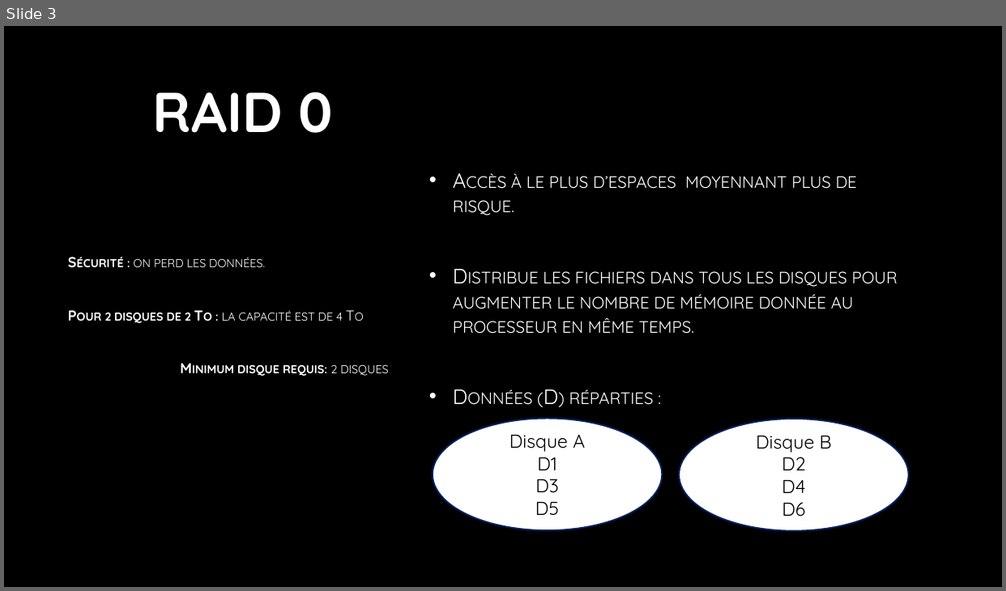
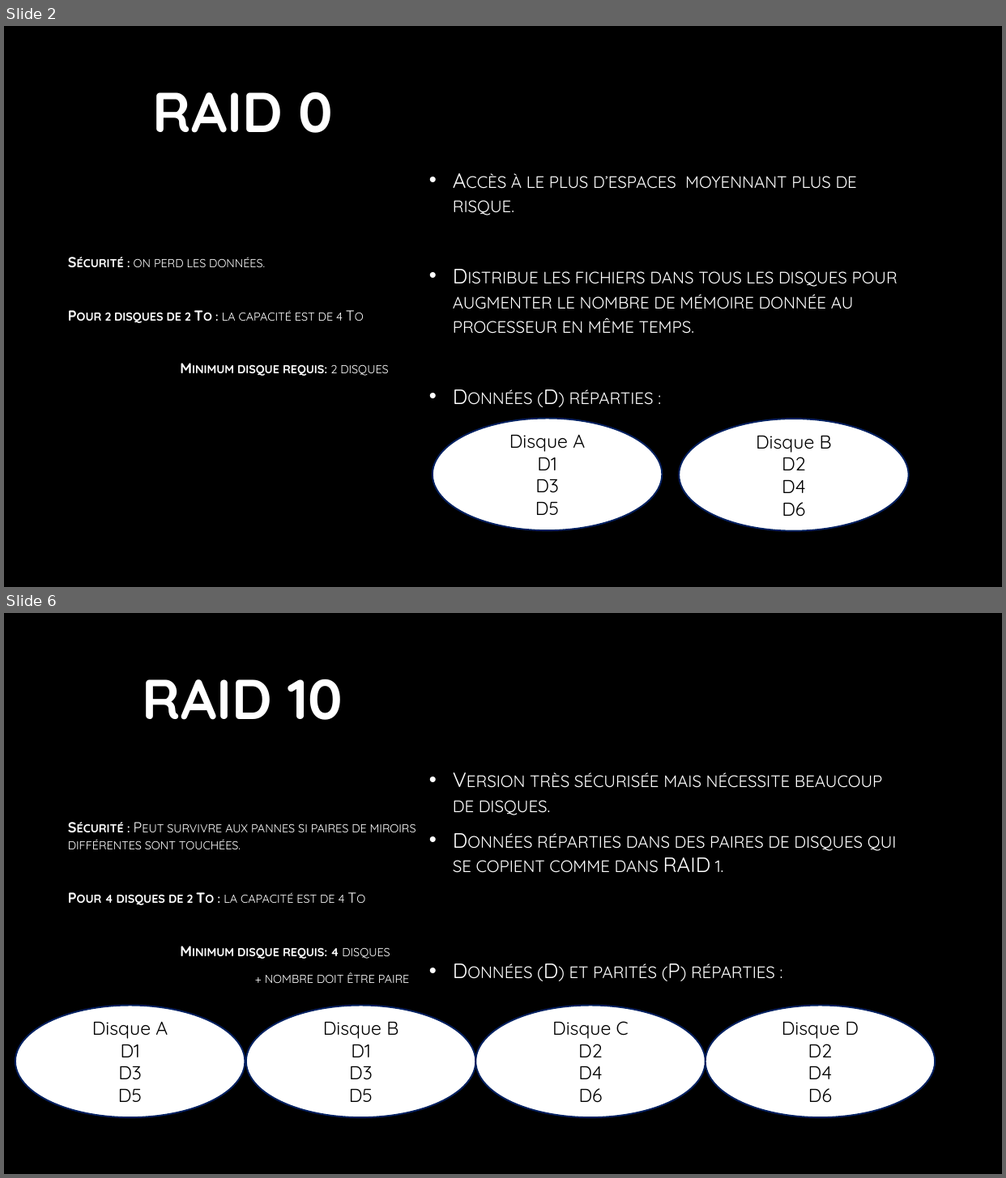
Before and after one commit to L0uigi/Cegep-2026-27, a slide deck: Outils et Materiels/Cartes éclair sur le RAID.pptx. Shown one above the other, each under a label of ours: slide 3 before the commit, slides 2 and 6 after it; the slides between them are not shown. The pictures are 1006x591 and 1006x1178 pixels, drawn with LibreOffice and Linux fonts; fonts in the diff are those of the drawing; background and template pictures are left out. Boxes give left, top, right and bottom in pixels: in the first picture for what was removed or moved away, otherwise in the second. Text is boxed around its words. In the diff, an @@ line names an element or a change of style, - is before the commit and + after.

```diff
--- a/Outils et Materiels/Cartes éclair sur le RAID.pptx
+++ b/Outils et Materiels/Cartes éclair sur le RAID.pptx
@@ slide 6 added at (4, 613, 1002, 1174), background picture (left out) @@
@@ title added at (143, 679, 343, 720), 54 pt, text gradient #FFFFFF to #A6A6A6, bold @@
+RAID 10
@@ text added at (453, 773, 897, 979), 20 pt, text gradient #FFFFFF to #BFBFBF, small capitals @@
+• Version très sécurisée mais nécessite beaucoup de disques.
+• Données réparties dans des paires de disques qui se copient comme dans RAID 1.
+• Données (D) et parités (P) réparties :
@@ text added at (68, 824, 416, 983), 14 pt, text gradient #FFFFFF to #BFBFBF, small capitals @@
+Sécurité : Peut survivre aux pannes si paires de miroirs différentes sont touchées.
+Pour 4 disques de 2 To : la capacité est de 4 To
+Minimum disque requis: 4 disques
++ nombre doit être paire
@@ ellipse added at (15, 1005, 245, 1118), fill #FFFFFF, outline #002060 1.5 pt, 18 pt, text #000000 @@
+Disque A
+D1
+D3
+D5
@@ ellipse added at (246, 1005, 475, 1118), fill #FFFFFF, outline #002060 1.5 pt, 18 pt, text #000000 @@
+Disque B
+D1
+D3
+D5
@@ ellipse added at (475, 1005, 705, 1118), fill #FFFFFF, outline #002060 1.5 pt, 18 pt, text #000000 @@
+Disque C
+D2
+D4
+D6
@@ ellipse added at (705, 1005, 936, 1118), fill #FFFFFF, outline #002060 1.5 pt, 18 pt, text #000000 @@
+Disque D
+D2
+D4
+D6
@@ what was slide 3 is now slide 2 @@
```
Also in this commit, not shown: 3 slides changed, 2 other slides added, 5 slides removed, 1 other file.
